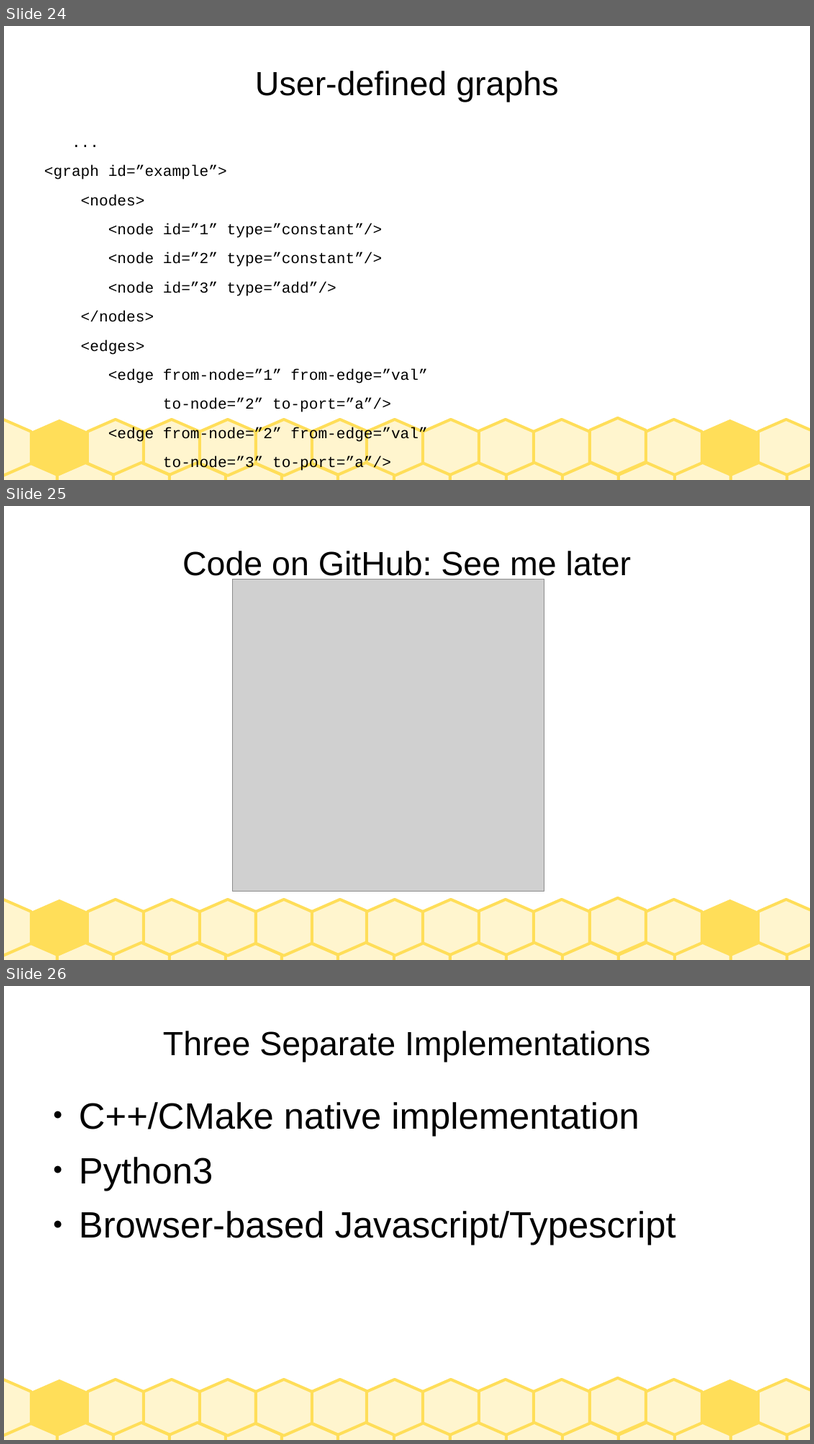
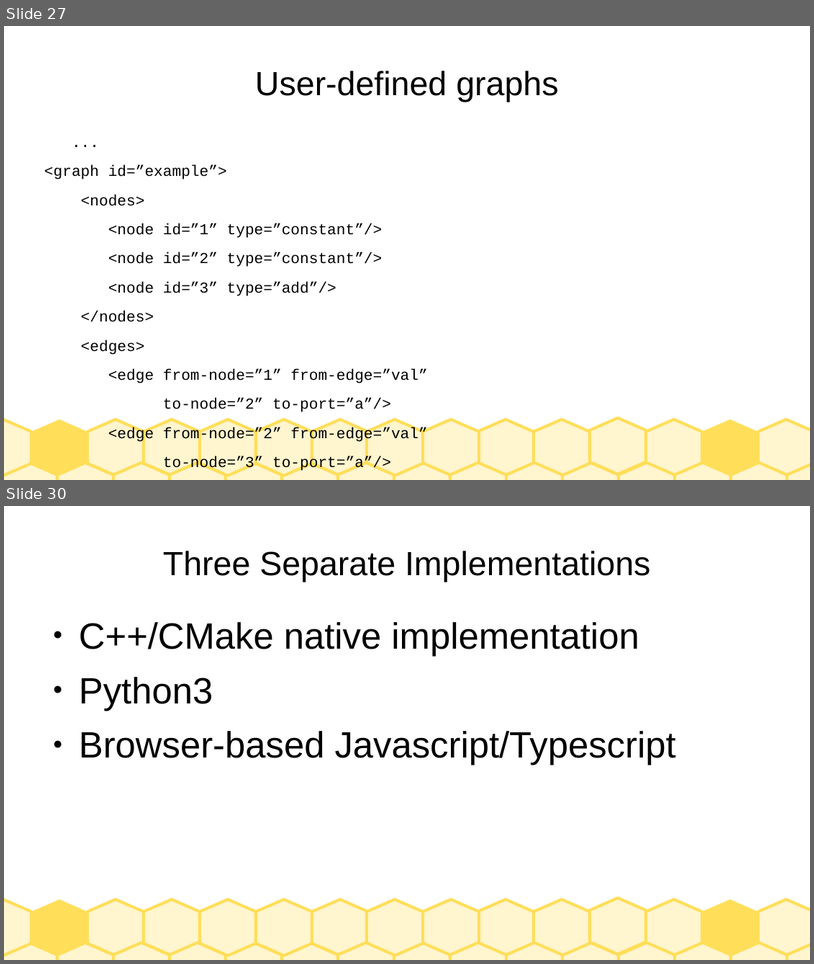
Before and after one commit to jarney/node--js, a slide deck: doc/NodesAJourney.odp. Shown one above the other, each under a label of ours: slides 24, 25 and 26 before the commit, slides 27 and 30 after it; the slides between them are not shown. The pictures are 814x1444 and 814x964 pixels, drawn with LibreOffice and Linux fonts; fonts in the diff are those of the drawing; grey boxes stand for pictures. Boxes give left, top, right and bottom in pixels: in the first picture for what was removed or moved away, otherwise in the second. Text is boxed around its words. In the diff, an @@ line names an element or a change of style, - is before the commit and + after.

```diff
--- a/doc/NodesAJourney.odp
+++ b/doc/NodesAJourney.odp
@@ slide 25 removed at (4, 506, 810, 960), background #FFFFFF; not listed: 30 template elements that a slide beside it also shows @@
@@ title removed at (183, 551, 632, 582) @@
-Code on GitHub: See me later
@@ picture removed at (233, 579, 545, 891) @@
@@ what was slide 24 is now slide 27 @@
@@ what was slide 26 is now slide 30 @@
```
Also in this commit, not shown: 2 slides changed, 5 slides added, 1 other file.
